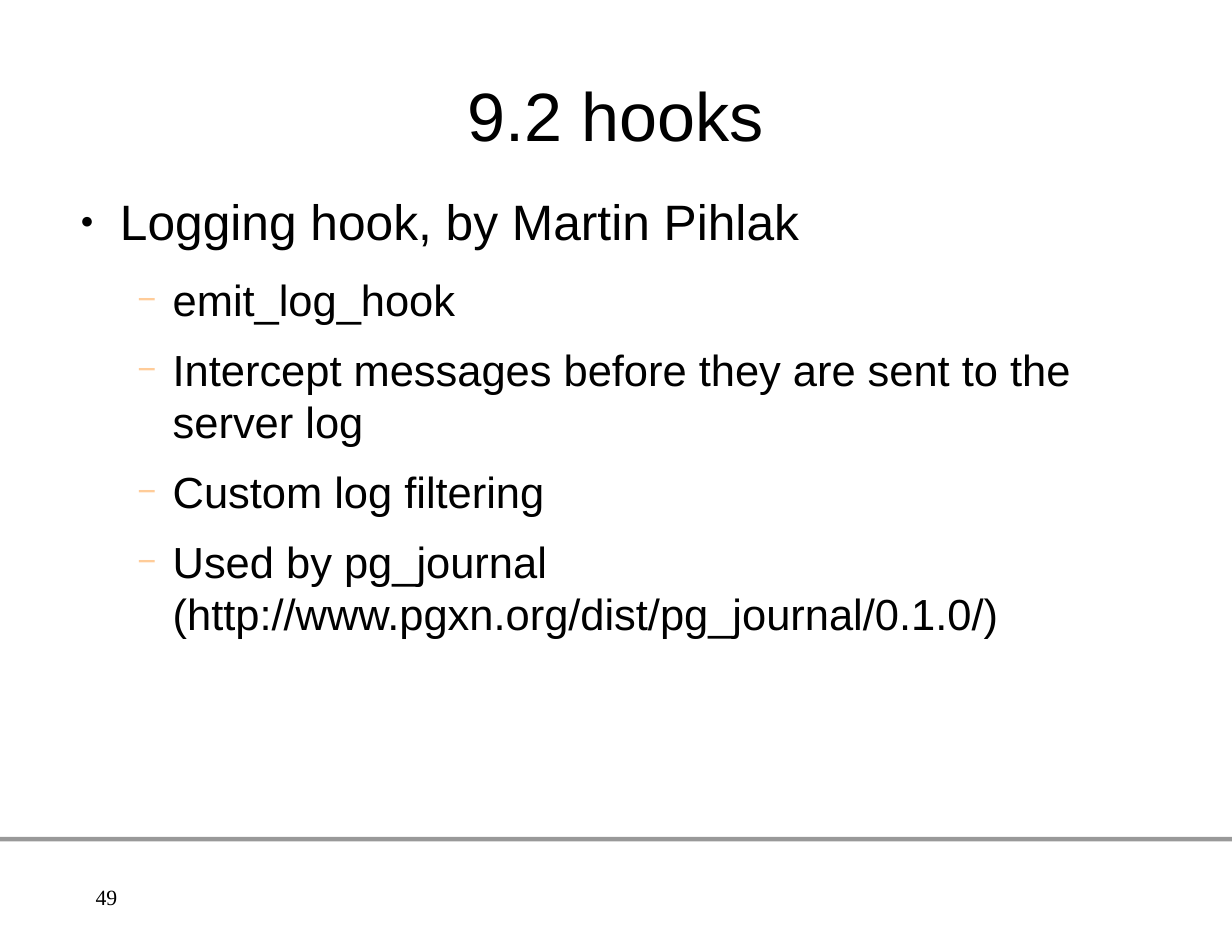
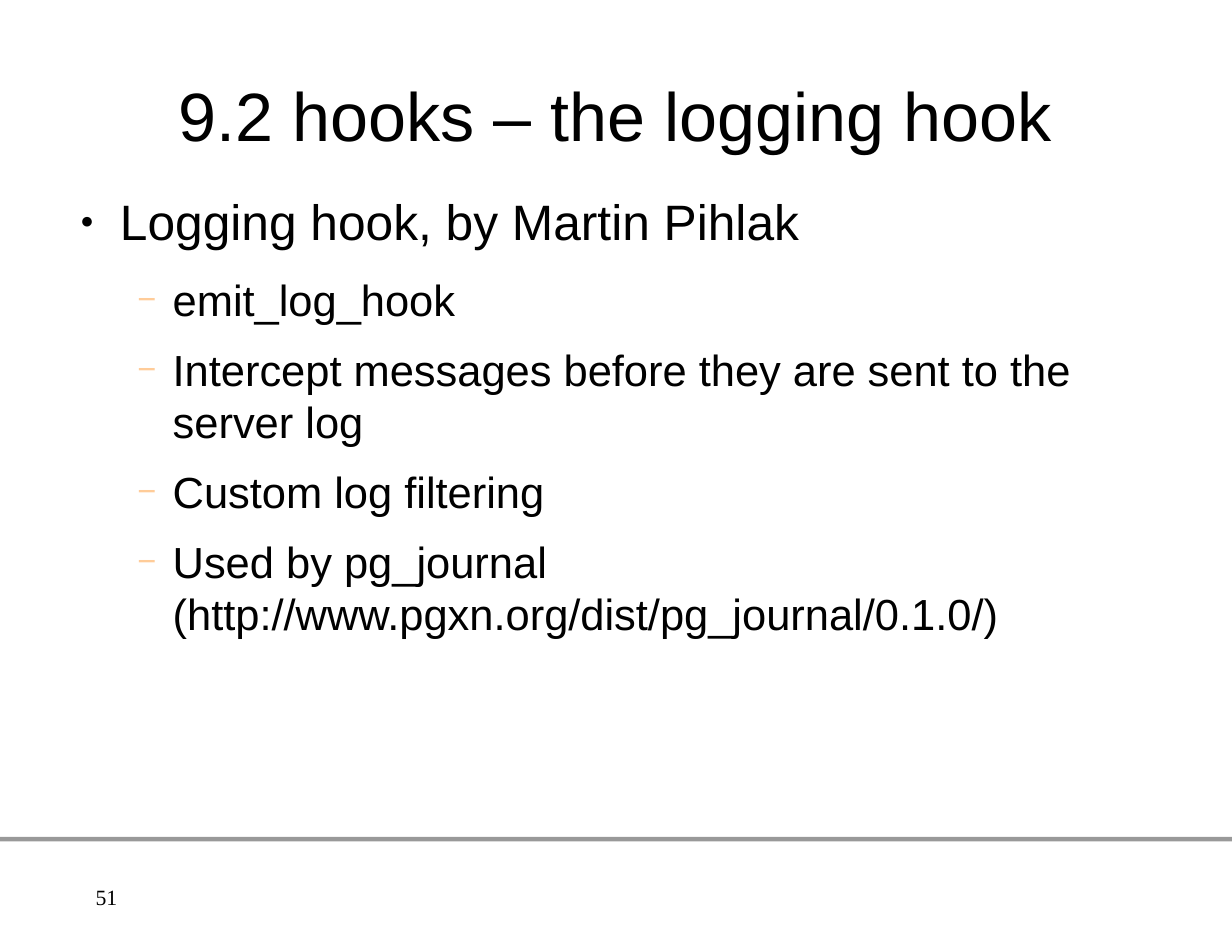
Before and after one commit to gleu/Hooks-in-PostgreSQL, a slide deck: slide 51 of hooks_in_postgresql.odp (slide 49 before the commit). Drawn at 1232x925 pixels with LibreOffice and Linux fonts; fonts in the diff are those of the drawing; background and template pictures are left out. Boxes give left, top, right and bottom in pixels: in the first picture for what was removed or moved away, otherwise in the second. Text is boxed around its words. In the diff, an @@ line names an element or a change of style, - is before the commit and + after.

```diff
--- a/hooks_in_postgresql.odp
+++ b/hooks_in_postgresql.odp
@@ title at (179,91,1052,154): text changed @@
-9.2 hooks
+9.2 hooks – the logging hook
@@ page number at (96,890,118,906): text changed @@
-49
+51
```
Also in this commit, not shown: 14 other slides changed, 2 slides added, 4 other files.
